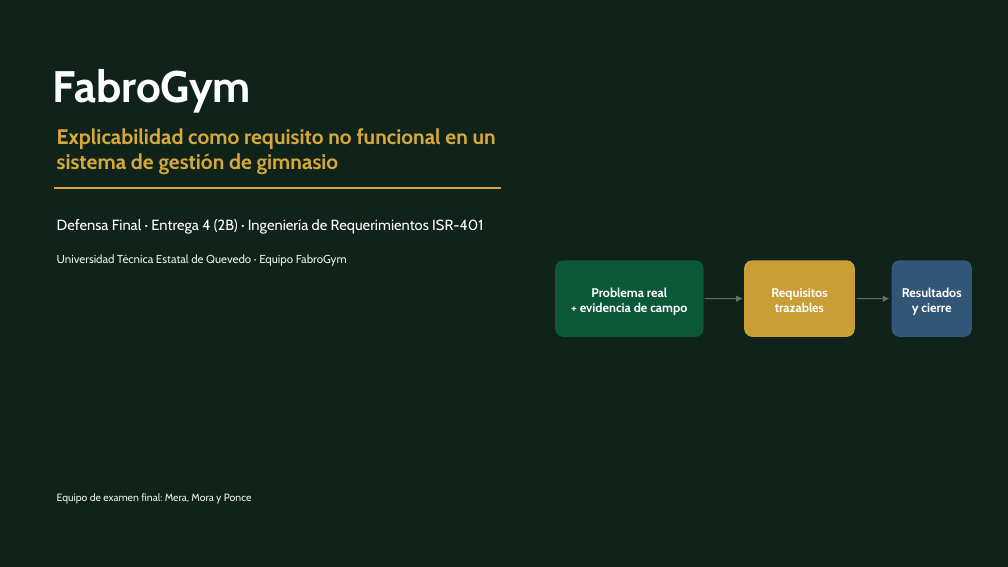
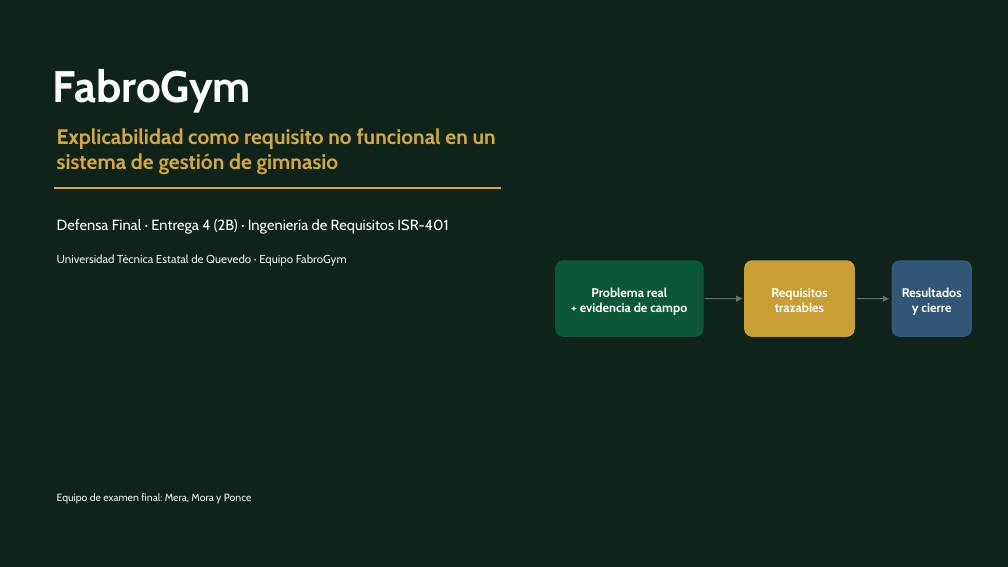
Before and after one commit to gleiston-guerrero/FabroGym_ISR401, a slide deck: slide 1 of 09_Defensa/presentacion.pptx. Drawn at 1008x567 pixels with LibreOffice and Linux fonts; fonts in the diff are those of the drawing. Boxes give left, top, right and bottom in pixels: in the first picture for what was removed or moved away, otherwise in the second. Text is boxed around its words. In the diff, an @@ line names an element or a change of style, - is before the commit and + after.

Commit message:
Actualiza materiales finales de defensa
Sincroniza presentación, PDF, guion y documentación de defensa con el SWHID archivado y la evaluación F-UJI ejecutada al 88 %.

```diff
--- a/09_Defensa/presentacion.pptx
+++ b/09_Defensa/presentacion.pptx
@@ text at (x1=57, y1=219, x2=448, y2=234): text changed @@
-Defensa Final · Entrega 4 (2B) · Ingeniería de Requerimientos ISR-401
+Defensa Final · Entrega 4 (2B) · Ingeniería de Requisitos ISR-401
```
Also in this commit, not shown: 5 other slides changed, 3 other files.
